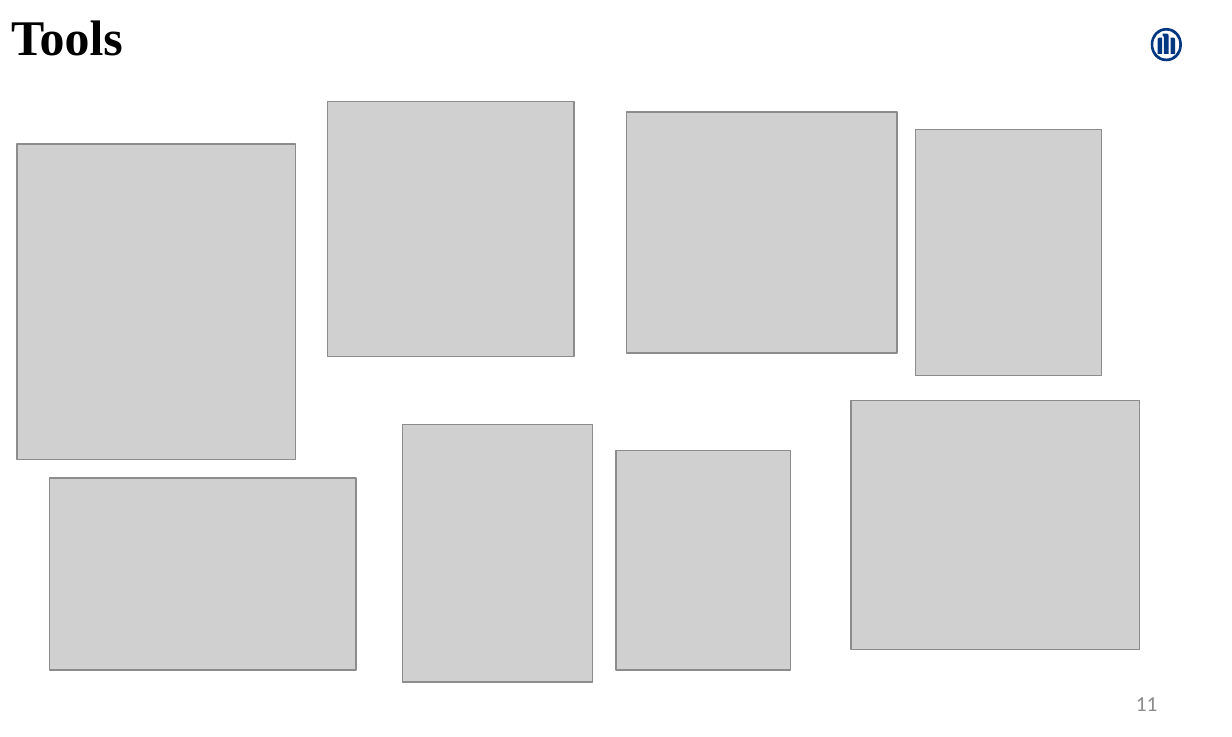
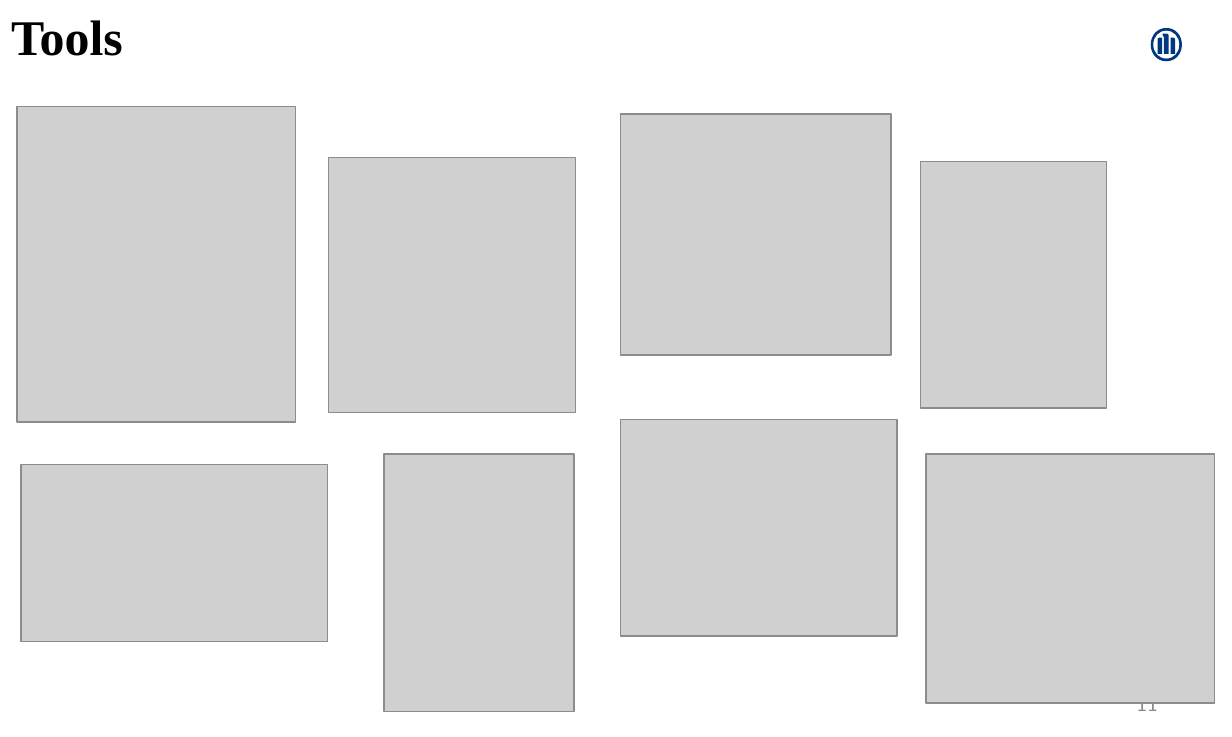
Before and after one commit to Amrutha-Mohan/UpdatedProjects, a slide deck: slide 11 of AmruthaMohan.pptx. Drawn at 1232x737 pixels with LibreOffice and Linux fonts; fonts in the diff are those of the drawing; grey boxes stand for pictures. Boxes give left, top, right and bottom in pixels: in the first picture for what was removed or moved away, otherwise in the second. Text is boxed around its words. In the diff, an @@ line names an element or a change of style, - is before the commit and + after.

```diff
--- a/AmruthaMohan.pptx
+++ b/AmruthaMohan.pptx
@@ picture: place and size @@
-picture at (17, 144, 295, 459)
+picture at (17, 106, 295, 422)
@@ picture: place and size @@
-picture at (627, 112, 897, 353)
+picture at (620, 114, 891, 355)
@@ picture: place and size @@
-picture at (327, 101, 573, 356)
+picture at (328, 158, 574, 413)
@@ picture: place and size @@
-picture at (915, 129, 1101, 376)
+picture at (920, 162, 1106, 408)
@@ picture added at (620, 419, 897, 636) @@
@@ picture: place and size @@
-picture at (50, 478, 356, 670)
+picture at (21, 465, 327, 642)
@@ picture: place and size @@
-picture at (403, 424, 592, 682)
+picture at (383, 454, 573, 712)
@@ picture removed at (615, 450, 790, 669) @@
@@ picture: place and size @@
-picture at (851, 400, 1140, 649)
+picture at (926, 454, 1214, 703)
```
Also in this commit, not shown: 6 other slides changed, 2 slides added, 5 slides removed.
